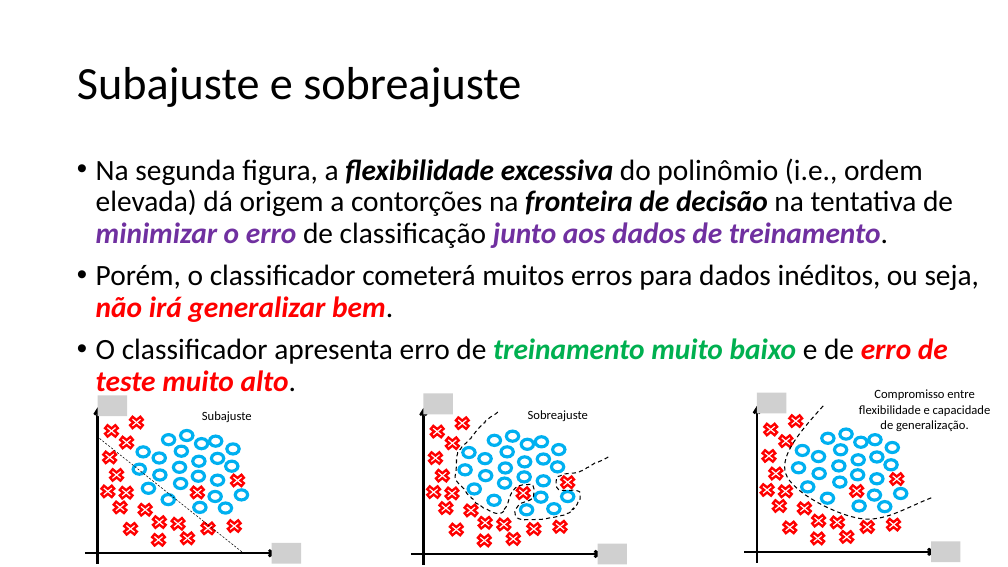
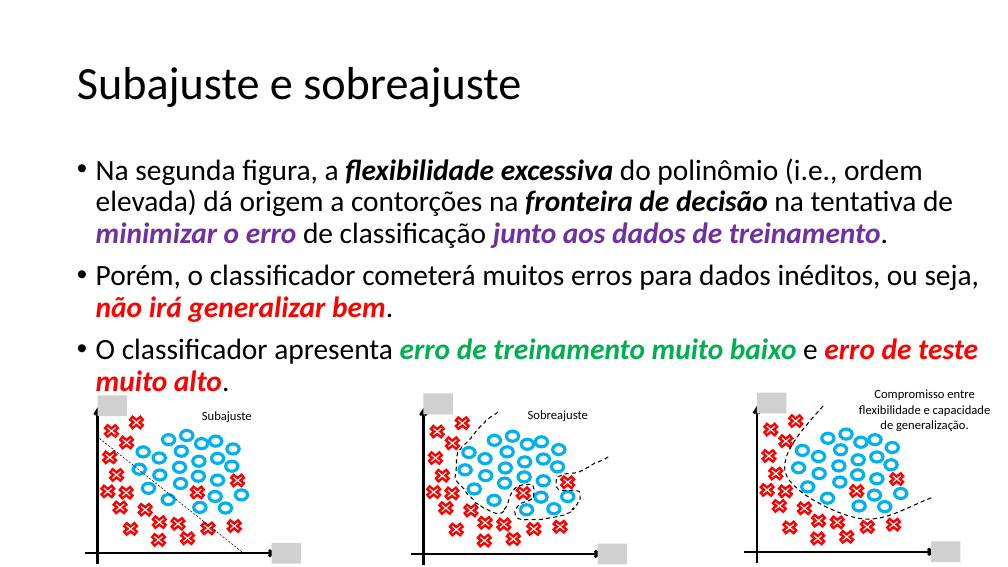
Before and after one commit to zz4fap/t320_aprendizado_de_maquina, a slide deck: slide 30 of slides/T320_Classificação (Parte III).pptx. Drawn at 1008x567 pixels with LibreOffice and Linux fonts; fonts in the diff are those of the drawing; grey boxes stand for pictures. Boxes give left, top, right and bottom in pixels: in the first picture for what was removed or moved away, otherwise in the second. Text is boxed around its words. In the diff, an @@ line names an element or a change of style, - is before the commit and + after.

```diff
--- a/slides/T320_Classificação (Parte III).pptx
+++ b/slides/T320_Classificação (Parte III).pptx
@@ text at [96,338,978,399]: text changed; text colour #000000 to #00B050 @@
-• O classificador apresenta erro de treinamento muito baixo e de erro de teste muito alto.
+• O classificador apresenta erro de treinamento muito baixo e erro de teste muito alto.
```
Also in this commit, not shown: 2 other slides changed, 1 slide added, 4 other files.
